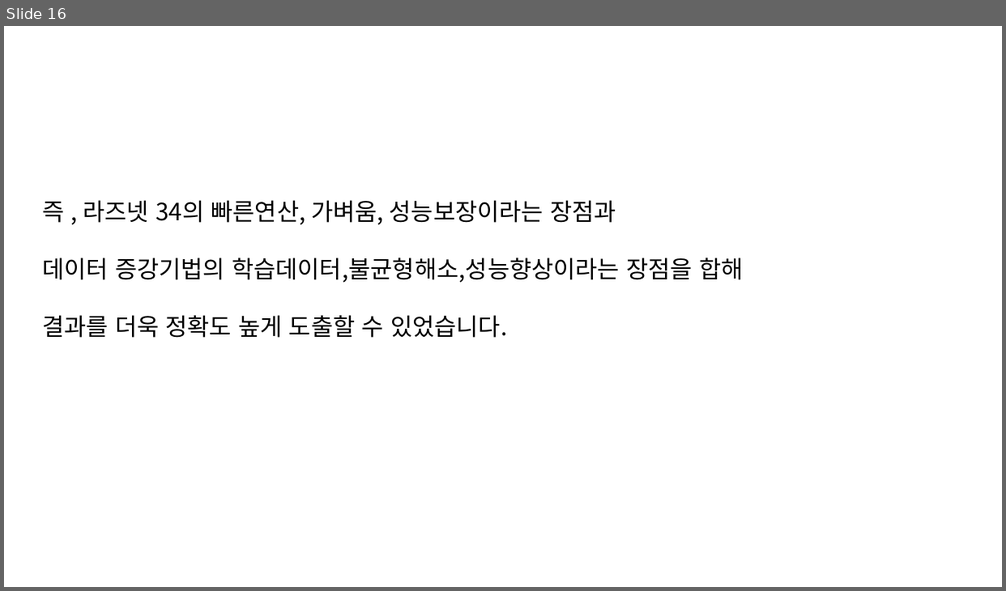
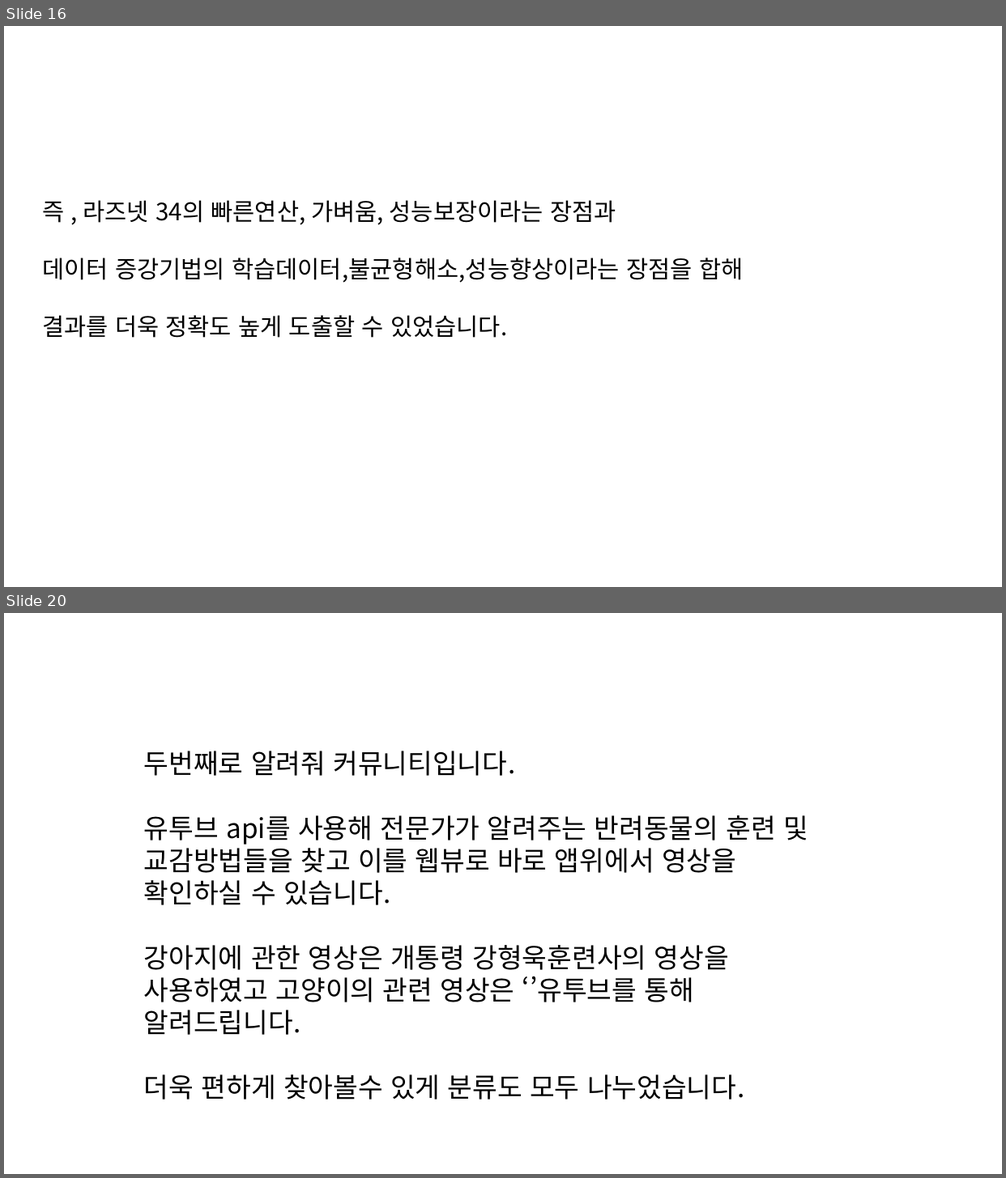
Before and after one commit to dino889/CuteCatDog, a slide deck: Document/최종 발표대본.pptx. Shown one above the other, each under a label of ours: slide 16 before the commit, slides 16 and 20 after it; the slides between them are not shown. The pictures are 1006x591 and 1006x1178 pixels, drawn with LibreOffice and Linux fonts; fonts in the diff are those of the drawing. Boxes give left, top, right and bottom in pixels: in the first picture for what was removed or moved away, otherwise in the second. Text is boxed around its words. In the diff, an @@ line names an element or a change of style, - is before the commit and + after.

```diff
--- a/Document/최종 발표대본.pptx
+++ b/Document/최종 발표대본.pptx
@@ slide 20 added at (4,613,1002,1174), background #FFFFFF @@
@@ text added at (144,751,808,1100), 26 pt, text #000000 @@
+두번째로 알려줘 커뮤니티입니다.
+유투브 api를 사용해 전문가가 알려주는 반려동물의 훈련 및 교감방법들을 찾고 이를 웹뷰로 바로 앱위에서 영상을 확인하실 수 있습니다.
+강아지에 관한 영상은 개통령 강형욱훈련사의 영상을 사용하였고 고양이의 관련 영상은 ‘’유투브를 통해 알려드립니다.
+더욱 편하게 찾아볼수 있게 분류도 모두 나누었습니다.
```
Also in this commit, not shown: 9 other slides added, 1 slide removed.
